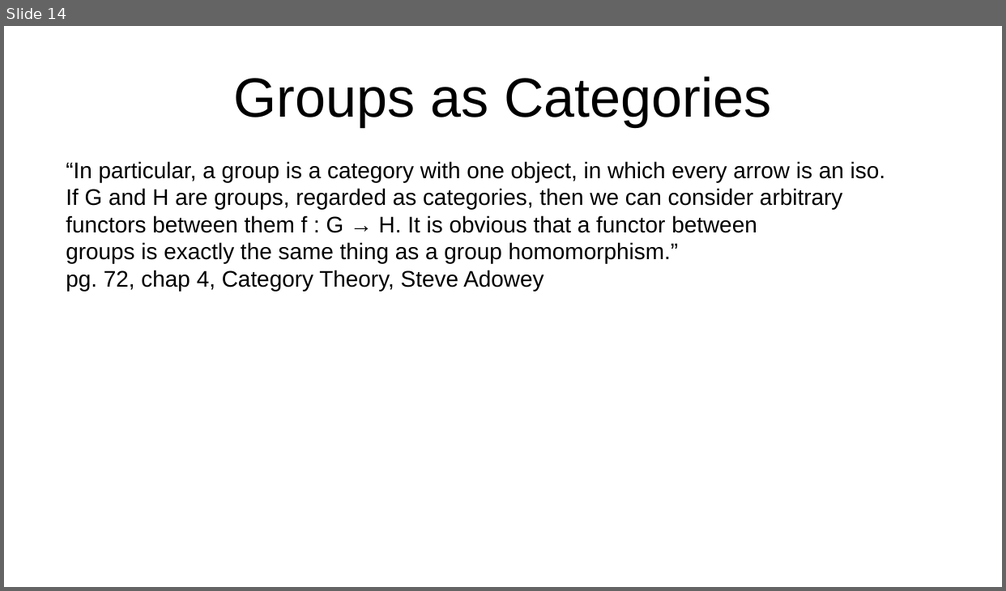
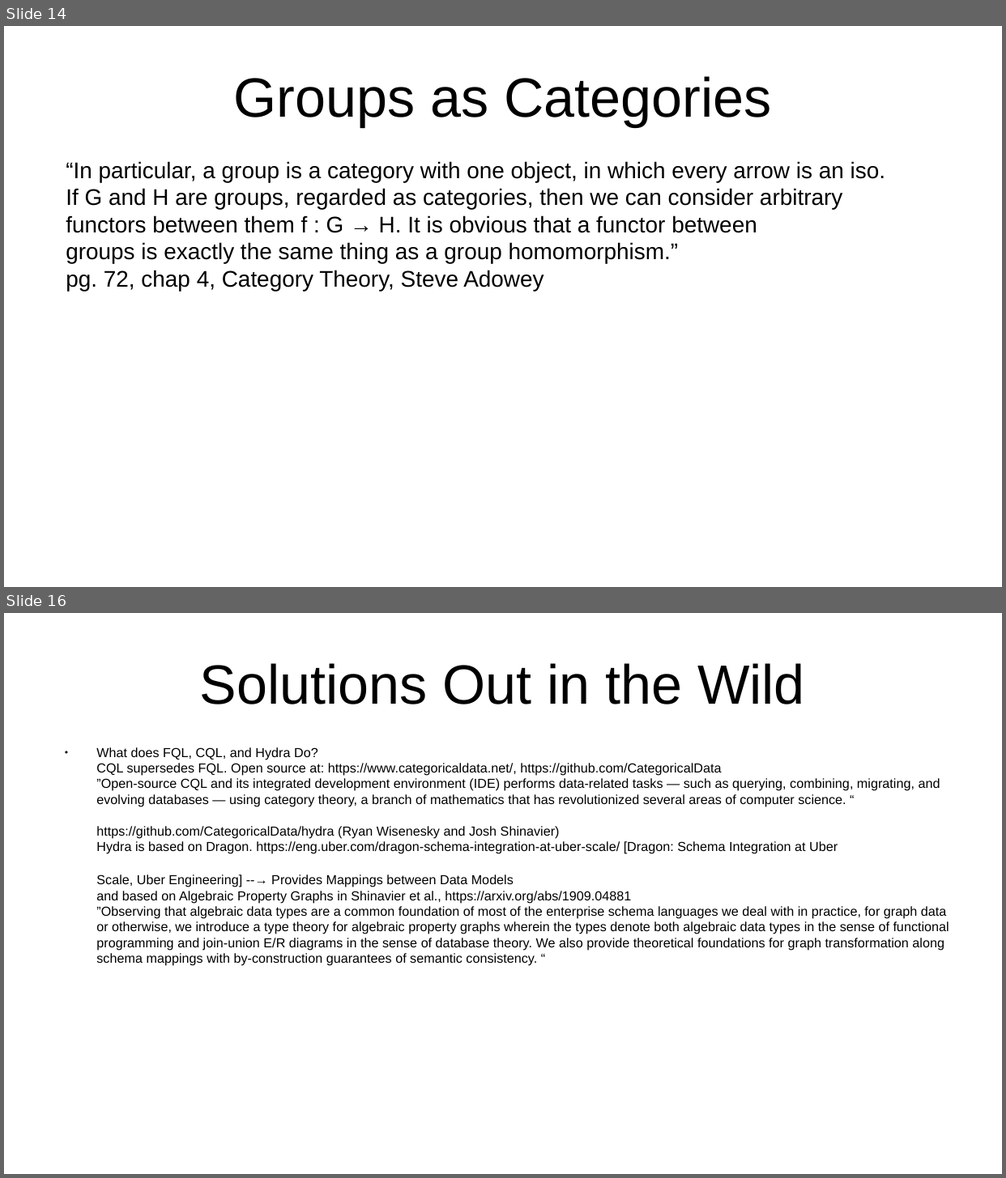
Before and after one commit to bshambaugh/Explorations-of-Category-Theory-for-Self-Sovereign-Identity, a slide deck: resources/IIW35_fA2022_cat_theory_for_SSI.odp. Shown one above the other, each under a label of ours: slide 14 before the commit, slides 14 and 16 after it; the slides between them are not shown. The pictures are 1006x591 and 1006x1178 pixels, drawn with LibreOffice and Linux fonts; fonts in the diff are those of the drawing. Boxes give left, top, right and bottom in pixels: in the first picture for what was removed or moved away, otherwise in the second. Text is boxed around its words. In the diff, an @@ line names an element or a change of style, - is before the commit and + after.

Commit message:
add more detail about stuff in the wild

```diff
--- a/resources/IIW35_fA2022_cat_theory_for_SSI.odp
+++ b/resources/IIW35_fA2022_cat_theory_for_SSI.odp
@@ slide 16 added at (x1=4, y1=613, x2=1002, y2=1174), background #FFFFFF @@
@@ title added at (x1=200, y1=663, x2=805, y2=705), 44 pt, text #000000 @@
+Solutions Out in the Wild
@@ text added at (x1=96, y1=747, x2=949, y2=966), 10.4 pt, text #000000 @@
+● What does FQL, CQL, and Hydra Do?
+  CQL supersedes FQL. Open source at: https://www.categoricaldata.net/, https://github.com/CategoricalData
+  ”Open-source CQL and its integrated development environment (IDE) performs data-related tasks — such as querying, combining, migrating, and evolving databases — using category theory, a branch of mathematics that has revolutionized several areas of computer science. “
+  https://github.com/CategoricalData/hydra (Ryan Wisenesky and Josh Shinavier)
+  Hydra is based on Dragon. https://eng.uber.com/dragon-schema-integration-at-uber-scale/ [Dragon: Schema Integration at Uber
+Scale, Uber Engineering] --→ Provides Mappings between Data Models
+and based on Algebraic Property Graphs in Shinavier et al., https://arxiv.org/abs/1909.04881
+”Observing that algebraic data types are a common foundation of most of the enterprise schema languages we deal with in practice, for graph data or otherwise, we introduce a type theory for algebraic property graphs wherein the types denote both algebraic data types in the sense of functional programming and join-union E/R diagrams in the sense of database theory. We also provide theoretical foundations for graph transformation along schema mappings with by-construction guarantees of semantic consistency. “
```
Also in this commit, not shown: 3 slides changed, 1 other file.
